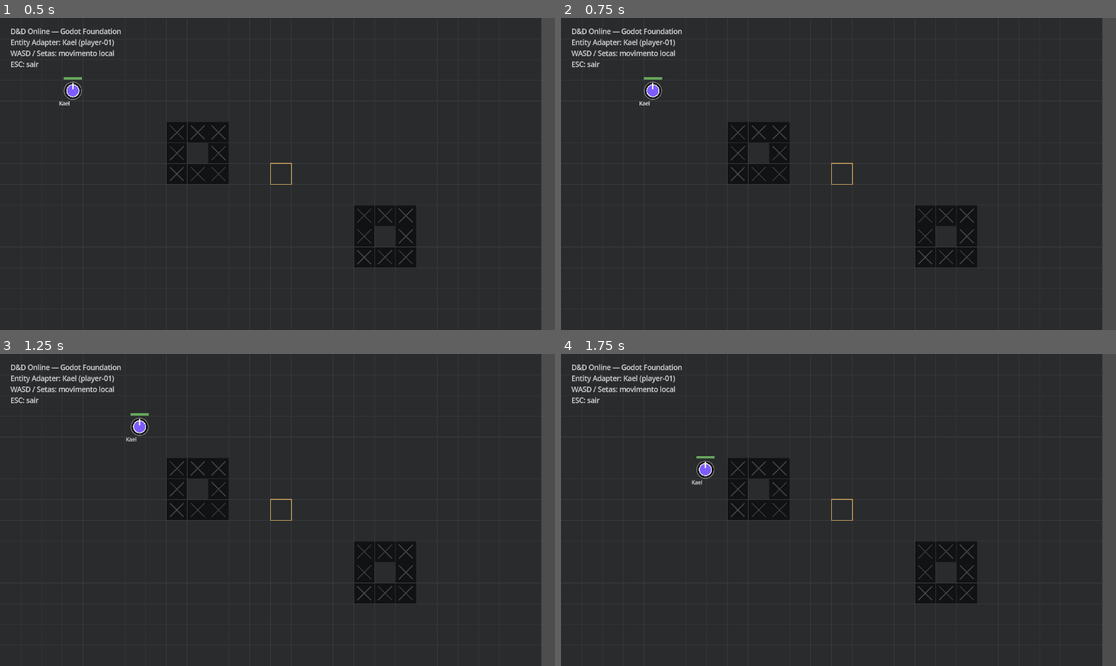
Above: before the commit, frames 1-4 (two rows, left to right).
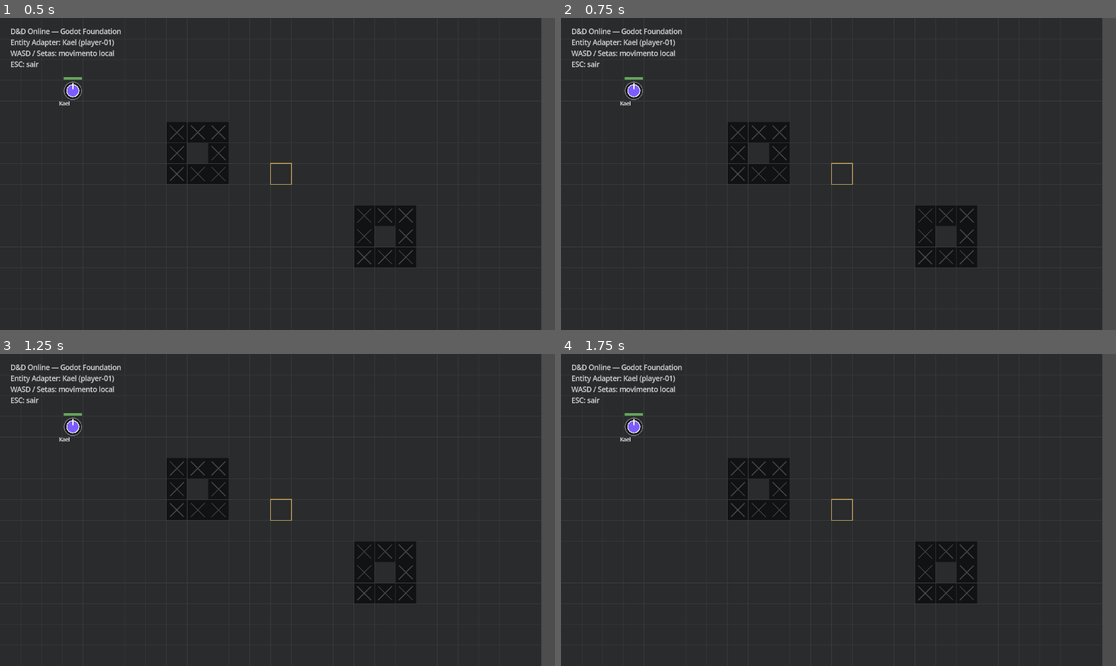
Above: after the commit, the same moments.

Repository: wchichura-maker/dnd
Game: Godot game, scene res://scenes/Main.tscn
Two runs of this game, one before a commit and one after it. Both use one fixed random seed, a clock stepped at 60 frames per second and the inputs below.
Inputs (mouse positions are in pixels of both pictures, inside the frame that each line leads up to):
- Up to frame 1 (0.5 s): no input
- Up to frame 2 (0.75 s): tap Enter at 0.5 s; move the mouse to (960, 158) at 0.52 s; hold D from 0.53 s (still down); click (960, 158) at 0.67 s
- Up to frame 3 (1.25 s): keep holding D
- Up to frame 4 (1.75 s): move the mouse to (727, 525) at 1.27 s; release D at 1.28 s; hold S from 1.28 s (still down)

Frame 1 is identical in both runs. In frame 2, 0.4% of the frame differs, in the area x 10-19%, y 18-29%; in frame 3, 0.4%; in frame 4, 0.4%.

Commit message:
feat: replace free movement with grid path presentation

Diff:
--- a/godot/scripts/PlayerController.gd
+++ b/godot/scripts/PlayerController.gd
@@ -1,33 +1,26 @@
 extends Node2D
 
-## Temporary input proof for the Godot foundation.
-## Movement is still local presentation-only and is not connected to D&D rules.
-## The entity's visual representation is owned by EntityView.
+## Presentation controller for the Godot entity.
+## The authoritative movement decision will come from the Game Core transport.
 
-const MOVE_SPEED := 220.0
-const MAP_WIDTH := 26.0 * 48.0
-const MAP_HEIGHT := 16.0 * 48.0
-const PLAYER_RADIUS := 14.0
+var grid_position: Vector2i = Vector2i(3, 3)
+var is_moving: bool = false
 
-func _process(delta: float) -> void:
-	var input_vector := Vector2.ZERO
+func move_along_path(path: Array[Vector2i], step_duration: float) -> void:
+	if path.is_empty() or is_moving:
+		return
 
-	if Input.is_key_pressed(KEY_A) or Input.is_key_pressed(KEY_LEFT):
-		input_vector.x -= 1.0
-	if Input.is_key_pressed(KEY_D) or Input.is_key_pressed(KEY_RIGHT):
-		input_vector.x += 1.0
-	if Input.is_key_pressed(KEY_W) or Input.is_key_pressed(KEY_UP):
-		input_vector.y -= 1.0
-	if Input.is_key_pressed(KEY_S) or Input.is_key_pressed(KEY_DOWN):
-		input_vector.y += 1.0
+	is_moving = true
+	var tween: Tween = create_tween()
+	tween.set_trans(Tween.TRANS_LINEAR)
+	tween.set_ease(Tween.EASE_IN_OUT)
 
-	if input_vector.length_squared() > 0.0:
-		position += input_vector.normalized() * MOVE_SPEED * delta
+	for tile in path:
+		grid_position = tile
+		var world_position: Vector2 = Vector2(tile) * 48.0 + Vector2.ONE * 24.0
+		tween.tween_property(self, "position", world_position, step_duration)
 
-	# Presentation-only bounds. Game rules will own movement after the adapter is connected.
-	position.x = clamp(position.x, PLAYER_RADIUS, MAP_WIDTH - PLAYER_RADIUS)
-	position.y = clamp(position.y, PLAYER_RADIUS, MAP_HEIGHT - PLAYER_RADIUS)
+	tween.finished.connect(_on_movement_finished)
 
-func _unhandled_input(event: InputEvent) -> void:
-	if event is InputEventKey and event.pressed and not event.echo and event.keycode == KEY_ESCAPE:
-		get_tree().quit()
+func _on_movement_finished() -> void:
+	is_moving = false
